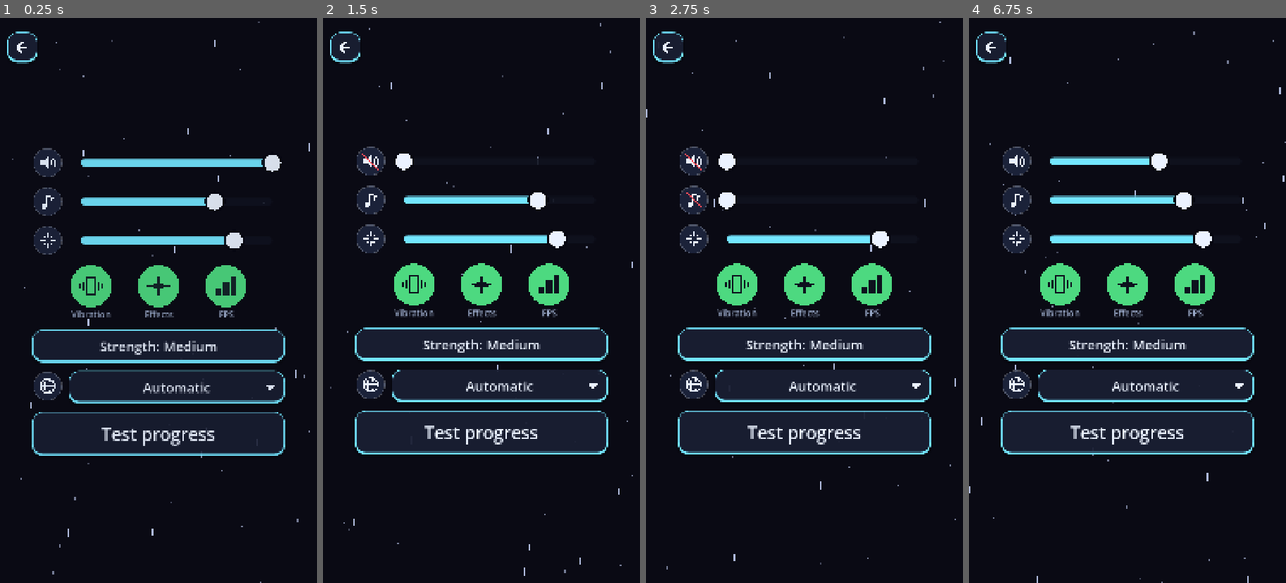
Above: before the commit, frames 1-4 (left to right).
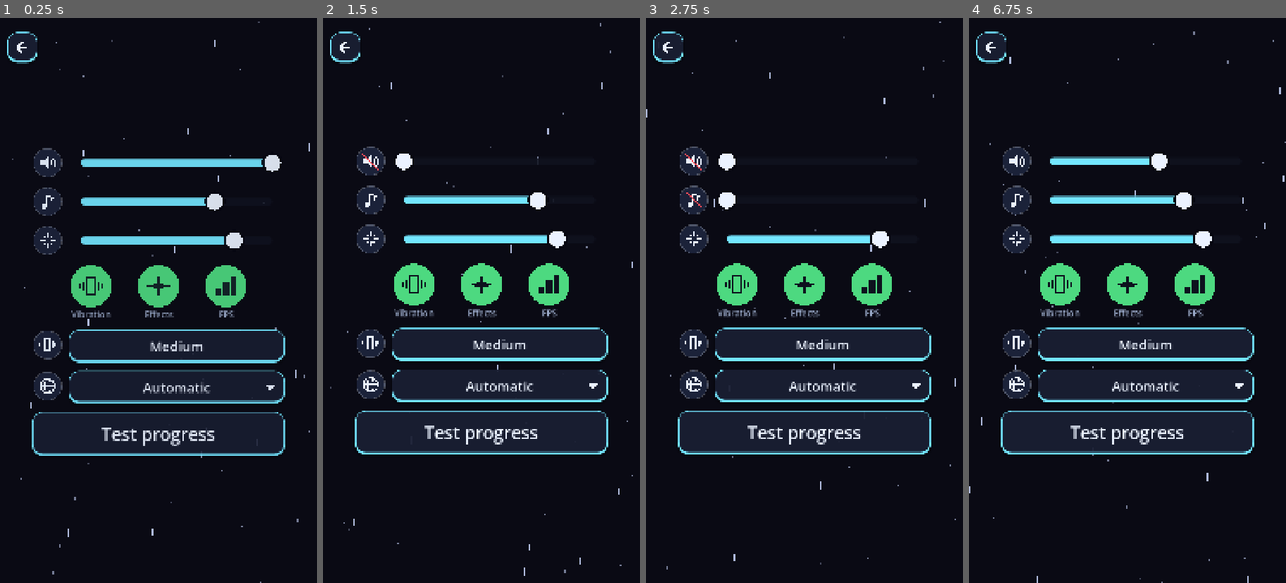
Above: after the commit, the same moments.

Repository: GDPonsoni/Nucleon-Squad-3D
Game: Godot game, scene res://scenes/settings.tscn
Same seed, same stepped clock (60 frames per second), same inputs: the game is played once before the commit and once after it. This scene is started directly instead of the project's main scene.
Inputs (mouse positions are in pixels of both pictures, inside the frame that each line leads up to):
- Up to frame 1 (0.25 s): no input
- Up to frame 2 (1.5 s): drag from (500, 159) to (513, 176) at 0.52 s; click (370, 159) at 1.27 s
- Up to frame 3 (2.75 s): click (693, 198) at 2.02 s
- Up to frame 4 (6.75 s): click (1016, 238) at 2.77 s; click (1060, 289) at 3.52 s; click (1016, 181) at 4.27 s; click (1016, 221) at 5.02 s; click (1016, 260) at 5.77 s; click (1060, 311) at 6.52 s

The runs differ from the first frame. In frame 1, 0.9% of the frame differs, in the area x 10-69%, y 55-62%; in frame 2, 0.8%; in frame 3, 0.8%; in frame 4, 0.8%.

Commit message:
feat(ui): ícone na intensidade da vibração
Co-Authored-By: Claude Sonnet 5.5 <noreply@anthropic.com>

Diff:
--- a/scripts/ui/settings_panel.gd
+++ b/scripts/ui/settings_panel.gd
@@ -93,13 +93,18 @@
 	var effects := _tile(row, IconButton.Icon.SPARKLE, "SETTINGS_SHORT_EFFECTS", not bool(SaveGame.setting("reduced_effects")))
 	var stats := _tile(row, IconButton.Icon.CHART, "SETTINGS_SHORT_STATS", bool(SaveGame.setting("show_stats")))
 	var level := _haptic_level_button()
-	level.visible = vibration.on
+	var level_row := HBoxContainer.new()
+	level_row.add_theme_constant_override("separation", 20)
+	level_row.add_child(IconButton.new().setup(IconButton.Icon.VIBRATE, Params.settings_icon_size))
+	level.size_flags_horizontal = Control.SIZE_EXPAND_FILL
+	level_row.add_child(level)
+	level_row.visible = vibration.on
+	add_child(level_row)
 	vibration.toggled_value.connect(func(value: bool) -> void:
 		SaveGame.set_setting("vibration", value)
-		level.visible = value)
+		level_row.visible = value)
 	effects.toggled_value.connect(func(value: bool) -> void: SaveGame.set_setting("reduced_effects", not value))
 	stats.toggled_value.connect(func(value: bool) -> void: SaveGame.set_setting("show_stats", value))
-	add_child(level)
 
 
 func _tile(row: HBoxContainer, icon: IconButton.Icon, caption_key: String, on: bool) -> IconButton:
@@ -114,13 +119,13 @@
 func _haptic_level_button() -> Button:
 	var button := UiFactory.make_button("")
 	button.auto_translate_mode = Node.AUTO_TRANSLATE_MODE_DISABLED
-	button.custom_minimum_size = Vector2(Params.settings_panel_width, Params.settings_compact_button_height)
+	button.custom_minimum_size = Vector2(200.0, Params.settings_icon_size)
 	var names: Array[String] = ["HAPTIC_LOW", "HAPTIC_MEDIUM", "HAPTIC_HIGH"]
 	var refresh := func() -> void:
 		var level: int = clampi(int(SaveGame.setting("haptic_level")), 0, names.size() - 1)
-		button.text = "%s: %s" % [tr("SETTINGS_HAPTIC_LEVEL"), tr(names[level])]
+		button.text = tr(names[level])
 		button.add_theme_font_size_override("font_size", UiFactory.fit_font_size(button.text,
-			Params.settings_panel_width - Params.ui_button_padding * 2.0, Params.settings_label_font_size))
+			Params.settings_panel_width - Params.settings_icon_size - 20.0 - Params.ui_button_padding * 2.0, Params.settings_label_font_size))
 	refresh.call()
 	button.pressed.connect(func() -> void:
 		SaveGame.set_setting("haptic_level", (int(SaveGame.setting("haptic_level")) + 1) % names.size())
